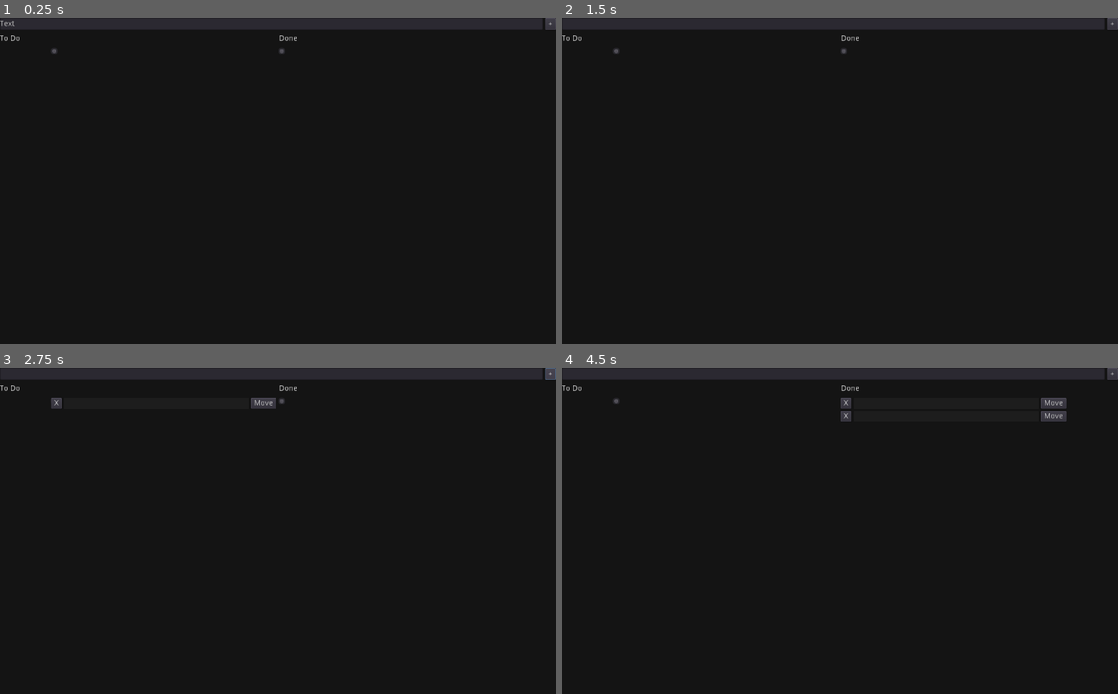
Above: before the commit, frames 1-4 (two rows, left to right).
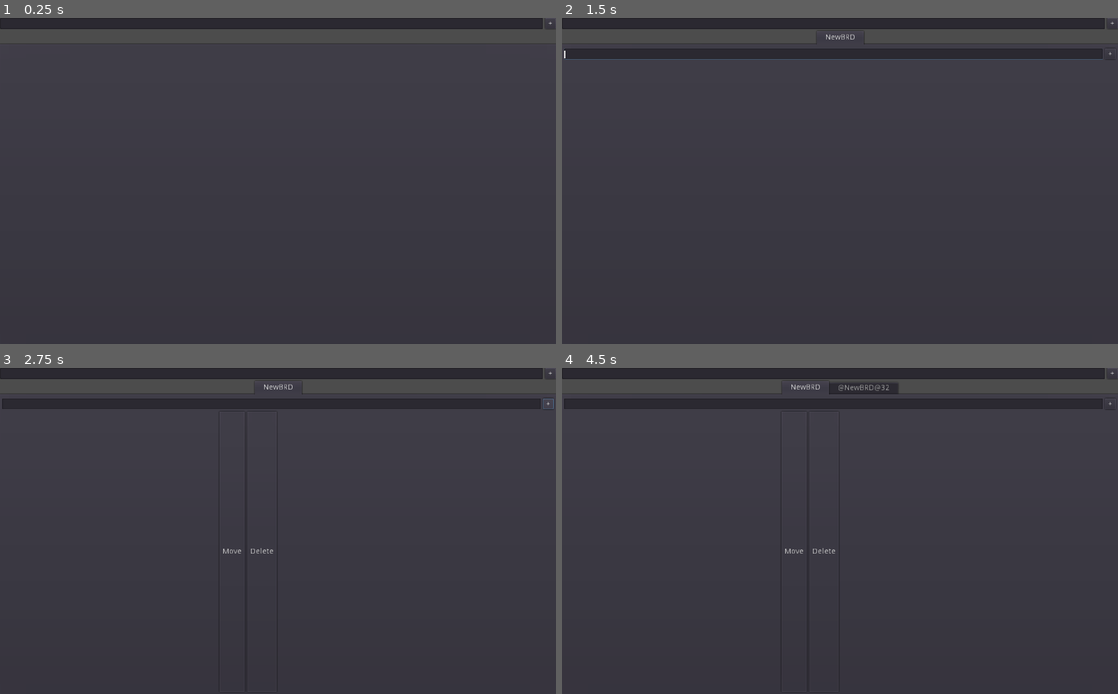
Above: after the commit, the same moments.

Repository: FunNoober/BRD-Sharp
Game: Godot game, scene res://assets/scenes/Main.tscn
The game is run twice, just before and just after one commit, with the same random seed, the same clock (stepped at 60 frames per second) and the same inputs. Before the commit the project starts from res://Scenes and Prefabs/Board.tscn.
Inputs (mouse positions are in pixels of both pictures, inside the frame that each line leads up to):
- Up to frame 1 (0.25 s): no input
- Up to frame 2 (1.5 s): click "+" at 0.5 s; click (617, 53) at 1.25 s, where only the run before the commit has a clickable "X"
- Up to frame 3 (2.75 s): click "+" at 2 s
- Up to frame 4 (4.5 s): click "Move" at 2.75 s; click "+" at 3.5 s; click "Move" at 4.25 s

The runs differ from the first frame. In frame 1, 97% of the frame differs, in the area x 0-100%, y 0-100%; in frame 2, 96%; in frame 3, 95%; in frame 4, 95%.

Commit message:
Project-BRD V2
✨New Features:✨
-Support for Multiple BRDs
-Tabs for Navigating BRDs
-Better and Faster Saving System

Diff:
--- a/Scenes and Prefabs/Board.tscn
+++ /dev/null
@@ -1,122 +0,0 @@
-[gd_scene load_steps=2 format=2]
-
-[ext_resource path="res://Scripts/Board.gd" type="Script" id=1]
-
-[node name="Board" type="Control"]
-anchor_right = 1.0
-anchor_bottom = 1.0
-script = ExtResource( 1 )
-__meta__ = {
-"_edit_use_anchors_": false
-}
-
-[node name="BackgroundColor" type="ColorRect" parent="."]
-anchor_right = 1.0
-anchor_bottom = 1.0
-mouse_filter = 2
-color = Color( 0.0823529, 0.0823529, 0.0823529, 1 )
-__meta__ = {
-"_edit_use_anchors_": false
-}
-
-[node name="Containers" type="HBoxContainer" parent="."]
-anchor_left = 0.0917969
-anchor_top = 0.0916667
-anchor_right = 0.908203
-anchor_bottom = 0.908333
-__meta__ = {
-"_edit_use_anchors_": true
-}
-
-[node name="ScrollContainer" type="ScrollContainer" parent="Containers"]
-margin_right = 415.0
-margin_bottom = 489.0
-size_flags_horizontal = 3
-size_flags_vertical = 3
-
-[node name="VScrollBar" type="VScrollBar" parent="Containers/ScrollContainer"]
-margin_right = 12.0
-margin_bottom = 12.0
-
-[node name="NotFinishedContainer" type="VBoxContainer" parent="Containers/ScrollContainer"]
-margin_right = 415.0
-margin_bottom = 489.0
-size_flags_horizontal = 3
-size_flags_vertical = 3
-__meta__ = {
-"_edit_use_anchors_": false
-}
-
-[node name="ScrollContainer2" type="ScrollContainer" parent="Containers"]
-margin_left = 419.0
-margin_right = 835.0
-margin_bottom = 489.0
-size_flags_horizontal = 3
-size_flags_vertical = 3
-
-[node name="VScrollBar" type="VScrollBar" parent="Containers/ScrollContainer2"]
-margin_right = 12.0
-margin_bottom = 12.0
-
-[node name="FinishedContainer" type="VBoxContainer" parent="Containers/ScrollContainer2"]
-margin_right = 416.0
-margin_bottom = 489.0
-size_flags_horizontal = 3
-size_flags_vertical = 3
-
-[node name="TopSectionContainer" type="HBoxContainer" parent="."]
-anchor_right = 1.0
-margin_bottom = 22.0
-__meta__ = {
-"_edit_use_anchors_": false
-}
-
-[node name="NewItemText" type="TextEdit" parent="TopSectionContainer"]
-margin_right = 1000.0
-margin_bottom = 22.0
-size_flags_horizontal = 3
-size_flags_vertical = 3
-text = "Text"
-
-[node name="AddItemButotn" type="Button" parent="TopSectionContainer"]
-margin_left = 1004.0
-margin_right = 1024.0
-margin_bottom = 22.0
-text = "+"
-
-[node name="Labels" type="HBoxContainer" parent="."]
-anchor_top = 0.0366667
-anchor_right = 1.0
-anchor_bottom = 0.0916667
-size_flags_horizontal = 3
-__meta__ = {
-"_edit_use_anchors_": true
-}
-
-[node name="ToDoLabel" type="Label" parent="Labels"]
-margin_top = 9.0
-margin_right = 510.0
-margin_bottom = 23.0
-rect_pivot_offset = Vector2( 3, -11 )
-size_flags_horizontal = 3
-size_flags_vertical = 6
-text = "To Do"
-__meta__ = {
-"_edit_use_anchors_": false
-}
-
-[node name="DoneLabel" type="Label" parent="Labels"]
-margin_left = 514.0
-margin_top = 9.0
-margin_right = 1024.0
-margin_bottom = 23.0
-rect_pivot_offset = Vector2( 3, -11 )
-size_flags_horizontal = 3
-size_flags_vertical = 6
-text = "Done"
-__meta__ = {
-"_edit_use_anchors_": false
-}
-
-[connection signal="gui_input" from="TopSectionContainer/NewItemText" to="." method="_on_NewItemText_gui_input"]
-[connection signal="pressed" from="TopSectionContainer/AddItemButotn" to="." method="_on_AddItemButotn_pressed"]
--- a/Scenes and Prefabs/Item.tscn
+++ /dev/null
@@ -1,44 +0,0 @@
-[gd_scene load_steps=2 format=2]
-
-[ext_resource path="res://Scripts/Item.gd" type="Script" id=1]
-
-[node name="Item" type="HBoxContainer" groups=["Savable"]]
-anchor_right = 1.0
-margin_bottom = 15.0
-size_flags_horizontal = 3
-script = ExtResource( 1 )
-
-[node name="DeleteButton" type="Button" parent="."]
-margin_right = 20.0
-margin_bottom = 20.0
-text = "X"
-
-[node name="Background" type="ColorRect" parent="."]
-margin_left = 24.0
-margin_right = 973.0
-margin_bottom = 20.0
-size_flags_horizontal = 3
-size_flags_vertical = 3
-color = Color( 0.117647, 0.117647, 0.117647, 1 )
-__meta__ = {
-"_edit_use_anchors_": false
-}
-
-[node name="Label" type="Label" parent="Background"]
-anchor_right = 1.0
-anchor_bottom = 1.0
-text = "Text"
-valign = 1
-clip_text = true
-__meta__ = {
-"_edit_use_anchors_": false
-}
-
-[node name="MoveButton" type="Button" parent="."]
-margin_left = 977.0
-margin_right = 1024.0
-margin_bottom = 20.0
-text = "Move"
-
-[connection signal="pressed" from="DeleteButton" to="." method="_on_DeleteButton_pressed"]
-[connection signal="pressed" from="MoveButton" to="." method="_on_MoveButton_pressed"]
--- a/Scripts/Board.gd
+++ /dev/null
@@ -1,70 +0,0 @@
-extends Control
-
-var new_item = load("res://Scenes and Prefabs/Item.tscn")
-
-var id : int
-
-var global_data = {
-	global_id = id
-}
-
-func _ready() -> void:
-	var dir = Directory.new()
-	if dir.file_exists("user://" + "board.brd_file"):
-		var f = File.new()
-		f.open("user://" + "board.brd_file", File.READ)
-		var c_a_t = f.get_as_text()
-		var c_a_d = parse_json(c_a_t)
-		var data_dic = c_a_d
-		id = data_dic.global_id
-		f.close()
-
-		for i in range(id):
-			var f1 = File.new()
-			f1.open("user://" + str(i) + ".brd_item", File.READ)
-			var c_a_t_1 = f1.get_as_text()
-			var c_a_d_1 = parse_json(c_a_t_1)
-			if c_a_d_1.task_finished == true:
-				var created_item = new_item.instance()
-				created_item.text_to_show = c_a_d_1.item_text
-				$Containers/ScrollContainer2/FinishedContainer.add_child(created_item)
-			else:
-				var created_item = new_item.instance()
-				created_item.text_to_show = c_a_d_1.item_text
-				$Containers/ScrollContainer/NotFinishedContainer.add_child(created_item)
-			f1.close()
-	else:
-		save_board_data()
-
-
-func _on_AddItemButotn_pressed():
-	create_item()
-
-func save_board_data():
-	var f = File.new()
-	f.open("user://" + "board.brd_file", File.WRITE)
-	f.store_string(JSON.print(global_data))
-	f.close()
-
-func update_data():
-	id -= 1
-	global_data.global_id = id
-	save_board_data()
-
-
-func _on_NewItemText_gui_input(event: InputEvent) -> void:
-	if event.is_action_pressed("ui_accept"):
-		create_item()
-
-func create_item():
-	var created_item = new_item.instance()
-	created_item.text_to_show = $TopSectionContainer/NewItemText.text
-	$TopSectionContainer/NewItemText.text = ""
-	created_item.id = id
-	created_item.connect("item_deleted", self, "update_data")
-	id += 1
-
-	global_data.global_id = id
-	save_board_data()
-
-	$Containers/ScrollContainer/NotFinishedContainer.add_child(created_item)
--- a/Scripts/Item.gd
+++ /dev/null
@@ -1,59 +0,0 @@
-extends HBoxContainer
-
-var text_to_show : String = ""
-var mouse_is_hovering : bool = false
-var task_finished : bool = false
-var id : int
-var uid : String
-var path = "user://" + str(id) + ".brd_item"
-
-signal item_deleted
-
-var item_data = {
-	"item_text" : text_to_show,
-	"task_finished" : task_finished
-}
-
-func _ready():
-	$Background/Label.text = text_to_show
-	item_data.item_text = text_to_show
-	path = "user://" + str(id) + ".brd_item"
-	var dir = Directory.new()
-	if dir.file_exists(path):
-		var f = File.new()
-		f.open(path, File.READ)
-		var c_a_t = f.get_as_text()
-		var c_a_d = parse_json(c_a_t)
-		item_data = c_a_d
-		f.close()
-	else:
-		save_item_data()
-
-func _on_MoveButton_pressed():
-	if task_finished == false:
-		var new_parent = get_parent().get_parent().get_parent().get_node("ScrollContainer2").get_node("FinishedContainer")
-		get_parent().remove_child(self)
-		new_parent.add_child(self)
-		task_finished = true
-		item_data.task_finished = task_finished
-		save_item_data()
-	else:
-		var new_parent = get_parent().get_parent().get_parent().get_node("ScrollContainer").get_node("NotFinishedContainer")
-		get_parent().remove_child(self)
-		new_parent.add_child(self)
-		task_finished = false
-		item_data.task_finished = task_finished
-		save_item_data()
-
-func save_item_data():
-	var f = File.new()
-	f.open(path, File.WRITE)
-	f.store_string(JSON.print(item_data))
-	f.close()
-
-func _on_DeleteButton_pressed() -> void:
-	emit_signal("item_deleted")
-	var dir = Directory.new()
-	dir.open("user://")
-	dir.remove(path)
-	queue_free()
--- /dev/null
+++ b/assets/prefabs/NewBRD.tscn
@@ -0,0 +1,53 @@
+[gd_scene load_steps=2 format=2]
+
+[ext_resource path="res://scripts/NewBRD.gd" type="Script" id=1]
+
+[node name="NewBRD" type="Tabs"]
+anchor_right = 1.0
+anchor_bottom = 1.0
+script = ExtResource( 1 )
+
+[node name="VBoxContainer" type="VBoxContainer" parent="."]
+anchor_right = 1.0
+anchor_bottom = 1.0
+size_flags_horizontal = 3
+size_flags_vertical = 3
+
+[node name="HBoxContainer" type="HBoxContainer" parent="VBoxContainer"]
+margin_right = 1024.0
+margin_bottom = 20.0
+
+[node name="NewItemText" type="TextEdit" parent="VBoxContainer/HBoxContainer"]
+margin_right = 1000.0
+margin_bottom = 20.0
+size_flags_horizontal = 3
+
+[node name="AddItemButton" type="Button" parent="VBoxContainer/HBoxContainer"]
+margin_left = 1004.0
+margin_right = 1024.0
+margin_bottom = 20.0
+text = "+"
+
+[node name="Columns" type="HBoxContainer" parent="VBoxContainer"]
+margin_top = 24.0
+margin_right = 1024.0
+margin_bottom = 600.0
+size_flags_horizontal = 3
+size_flags_vertical = 3
+
+[node name="ToDoColumn" type="VBoxContainer" parent="VBoxContainer/Columns"]
+margin_right = 510.0
+margin_bottom = 576.0
+rect_pivot_offset = Vector2( -454, 111 )
+size_flags_horizontal = 3
+size_flags_vertical = 3
+
+[node name="DoneColumn" type="VBoxContainer" parent="VBoxContainer/Columns"]
+margin_left = 514.0
+margin_right = 1024.0
+margin_bottom = 576.0
+rect_pivot_offset = Vector2( -454, 111 )
+size_flags_horizontal = 3
+size_flags_vertical = 3
+
+[connection signal="pressed" from="VBoxContainer/HBoxContainer/AddItemButton" to="." method="_on_AddItemButton_pressed"]
--- /dev/null
+++ b/assets/prefabs/NewItem.tscn
@@ -0,0 +1,39 @@
+[gd_scene load_steps=2 format=2]
+
+[ext_resource path="res://scripts/NewItem.gd" type="Script" id=1]
+
+[node name="NewItem" type="HBoxContainer"]
+anchor_right = 1.0
+anchor_bottom = 1.0
+size_flags_horizontal = 3
+size_flags_vertical = 3
+script = ExtResource( 1 )
+
+[node name="Contents" type="Label" parent="."]
+margin_top = 293.0
+margin_right = 833.0
+margin_bottom = 307.0
+size_flags_horizontal = 3
+size_flags_vertical = 6
+
+[node name="MoveButton" type="Button" parent="."]
+margin_left = 837.0
+margin_right = 884.0
+margin_bottom = 600.0
+text = "Move"
+
+[node name="OpenButton" type="Button" parent="."]
+margin_left = 888.0
+margin_right = 965.0
+margin_bottom = 600.0
+text = "Open Link"
+
+[node name="DeleteButton" type="Button" parent="."]
+margin_left = 969.0
+margin_right = 1024.0
+margin_bottom = 600.0
+text = "Delete"
+
+[connection signal="pressed" from="MoveButton" to="." method="_on_MoveButton_pressed"]
+[connection signal="pressed" from="OpenButton" to="." method="_on_OpenButton_pressed"]
+[connection signal="pressed" from="DeleteButton" to="." method="_on_DeleteButton_pressed"]
--- /dev/null
+++ b/assets/scenes/Main.tscn
@@ -0,0 +1,38 @@
+[gd_scene load_steps=2 format=2]
+
+[ext_resource path="res://scripts/Main.gd" type="Script" id=2]
+
+[node name="Main" type="Control"]
+anchor_right = 1.0
+anchor_bottom = 1.0
+script = ExtResource( 2 )
+
+[node name="MainContainer" type="VBoxContainer" parent="."]
+anchor_right = 1.0
+anchor_bottom = 1.0
+
+[node name="TopMainBar" type="HBoxContainer" parent="MainContainer"]
+margin_right = 1024.0
+margin_bottom = 20.0
+
+[node name="NewBRDText" type="TextEdit" parent="MainContainer/TopMainBar"]
+margin_right = 1000.0
+margin_bottom = 20.0
+size_flags_horizontal = 3
+size_flags_vertical = 3
+
+[node name="AddBRDButton" type="Button" parent="MainContainer/TopMainBar"]
+margin_left = 1004.0
+margin_right = 1024.0
+margin_bottom = 20.0
+size_flags_vertical = 3
+text = "+"
+
+[node name="BRDTabs" type="TabContainer" parent="MainContainer"]
+margin_top = 24.0
+margin_right = 1024.0
+margin_bottom = 600.0
+size_flags_horizontal = 3
+size_flags_vertical = 3
+
+[connection signal="pressed" from="MainContainer/TopMainBar/AddBRDButton" to="." method="_on_AddBRDButton_pressed"]
--- a/project.godot
+++ b/project.godot
@@ -11,7 +11,7 @@
 [application]
 
 config/name="Project-BRD"
-run/main_scene="res://Scenes and Prefabs/Board.tscn"
+run/main_scene="res://assets/scenes/Main.tscn"
 config/icon="res://icon.png"
 config/windows_native_icon="res://icon.ico"
 
--- /dev/null
+++ b/scripts/Main.gd
@@ -0,0 +1,40 @@
+extends Control
+
+var brd_name_array = []
+var data_to_store = {
+	'brd_name_array' : brd_name_array
+}
+
+onready var BRD_PREFAB = load("res://assets/prefabs/NewBRD.tscn")
+
+const brd_main_path = "user://main.brds"
+
+func _ready() -> void:
+	var d = Directory.new()
+	if d.file_exists(brd_main_path):
+		var f = File.new()
+		f.open(brd_main_path, f.READ)
+		var contents_as_text = f.get_as_text()
+		var contents_as_dictionary = parse_json(contents_as_text)
+		data_to_store = contents_as_dictionary
+		brd_name_array = data_to_store.brd_name_array
+		for i in range(len(brd_name_array)):
+			var b = BRD_PREFAB.instance()
+			b.set_name(brd_name_array[i])
+			$MainContainer/BRDTabs.add_child(b)
+
+
+func _on_AddBRDButton_pressed() -> void:
+	var b = BRD_PREFAB.instance()
+	b.set_name($MainContainer/TopMainBar/NewBRDText.text)
+	brd_name_array.append($MainContainer/TopMainBar/NewBRDText.text)
+	$MainContainer/BRDTabs.add_child(b)
+	$MainContainer/TopMainBar/NewBRDText.text = ''
+	save()
+
+func save():
+	data_to_store.brd_name_array = brd_name_array
+	var f = File.new()
+	f.open(brd_main_path, f.WRITE)
+	f.store_string(JSON.print(data_to_store))
+	f.close()
--- /dev/null
+++ b/scripts/NewBRD.gd
@@ -0,0 +1,98 @@
+extends Tabs
+
+var items_name_array = []
+var items_complete_array = []
+var items_id_array = []
+
+var data_to_store = {
+	'items_complete_array' : items_complete_array,
+	'items_name_array' : items_name_array,
+	'items_id_array' : items_id_array,
+	'cur_index' : cur_index
+}
+
+onready var new_item = load("res://assets/prefabs/NewItem.tscn")
+var cur_index : int
+
+func _ready() -> void:
+	var d = Directory.new()
+	if d.file_exists("user://" + name + ".brd"):
+		var f = File.new()
+		f.open("user://" + name + ".brd", f.READ)
+		var contents_as_text = f.get_as_text()
+		var contents_as_dictionary = parse_json(contents_as_text)
+		data_to_store = contents_as_dictionary
+
+		items_name_array = data_to_store.items_name_array
+		items_complete_array = data_to_store.items_complete_array
+		items_id_array = data_to_store.items_id_array
+		cur_index = data_to_store.cur_index
+
+		for i in range($VBoxContainer/Columns/ToDoColumn.get_child_count()):
+			$VBoxContainer/Columns/ToDoColumn.get_child(i).queue_free()
+		for i in range($VBoxContainer/Columns/DoneColumn.get_child_count()):
+			$VBoxContainer/Columns/DoneColumn.get_child(i).queue_free()
+
+		for i in range(len(items_name_array)):
+			var loc_i = create_new_item(items_name_array[i], false)
+			loc_i.index = items_id_array[i]
+			if items_complete_array[i] == false:
+				loc_i.is_done = false
+				$VBoxContainer/Columns/ToDoColumn.add_child(loc_i)
+			else:
+				loc_i.is_done = true
+				$VBoxContainer/Columns/DoneColumn.add_child(loc_i)
+
+func create_new_item(contents, should_append):
+	var i = new_item.instance()
+	i.get_node("Contents").text = contents
+	if should_append == true:
+		cur_index += 1
+		items_name_array.append(contents)
+		items_complete_array.append(i.is_done)
+		items_id_array.append(cur_index)
+	i.index = cur_index
+	$VBoxContainer/HBoxContainer/NewItemText.text = ''
+	save()
+	i.connect("move_request", self, "recieve_move_request")
+	i.connect("delete_request", self, "recieve_delete_request")
+	return i
+
+func _on_AddItemButton_pressed() -> void:
+	var loc_i = create_new_item($VBoxContainer/HBoxContainer/NewItemText.text, true)
+	$VBoxContainer/Columns/ToDoColumn.add_child(loc_i)
+
+func save():
+	data_to_store.items_complete_array = items_complete_array
+	data_to_store.items_name_array = items_name_array
+	data_to_store.items_id_array = items_id_array
+	data_to_store.cur_index = cur_index
+	var f = File.new()
+	f.open("user://" + name + ".brd", f.WRITE)
+	f.store_string(JSON.print(data_to_store))
+	f.close()
+
+func recieve_move_request(status, id, object):
+	if status == true:
+		items_complete_array[id-1] = false
+		object.is_done = false
+		$VBoxContainer/Columns/DoneColumn.remove_child(object)
+		$VBoxContainer/Columns/ToDoColumn.add_child(object)
+	if status == false:
+		items_complete_array[id-1] = true
+		object.is_done = true
+		$VBoxContainer/Columns/ToDoColumn.remove_child(object)
+		$VBoxContainer/Columns/DoneColumn.add_child(object)
+	save()
+	pass
+
+func recieve_delete_request(id, object):
+	items_complete_array.pop_at(id-1)
+	items_name_array.pop_at(id-1)
+	items_id_array.pop_at(id-1)
+	cur_index -= 1
+	for i in range(len(items_id_array)):
+		items_id_array[i] -= 1
+	object.queue_free()
+	save()
+	pass
--- /dev/null
+++ b/scripts/NewItem.gd
@@ -0,0 +1,22 @@
+extends HBoxContainer
+
+var is_done : bool
+var index : int
+
+signal move_request(is_done, index, object)
+signal delete_request(index, object)
+
+func _ready() -> void:
+	if $Contents.text.find("https") != -1:
+		$OpenButton.show()
+	else:
+		$OpenButton.hide()
+
+func _on_MoveButton_pressed() -> void:
+	emit_signal("move_request", is_done, index, self)
+
+func _on_OpenButton_pressed() -> void:
+	OS.shell_open($Contents.text)
+
+func _on_DeleteButton_pressed() -> void:
+	emit_signal("delete_request", index, self)
Not shown, removed: icon.png~
